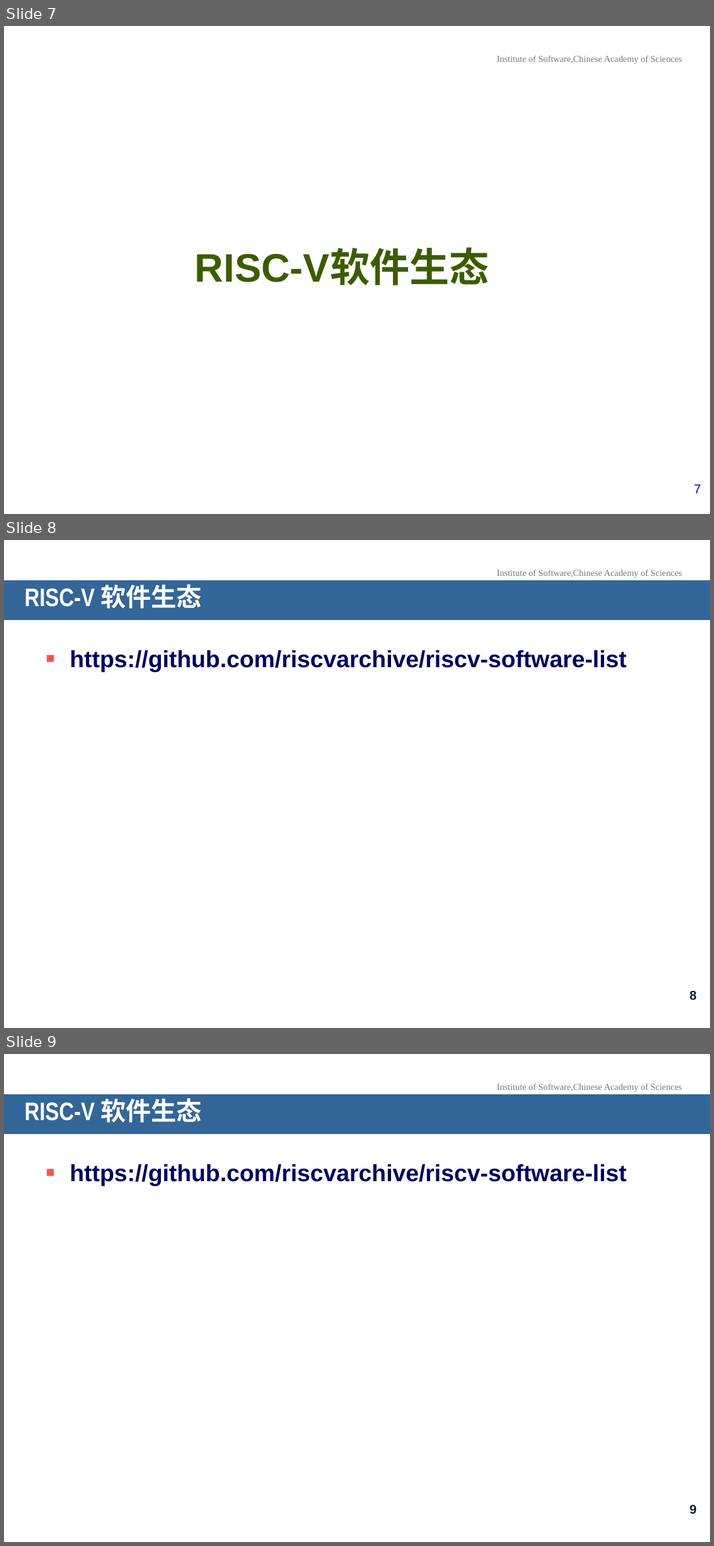
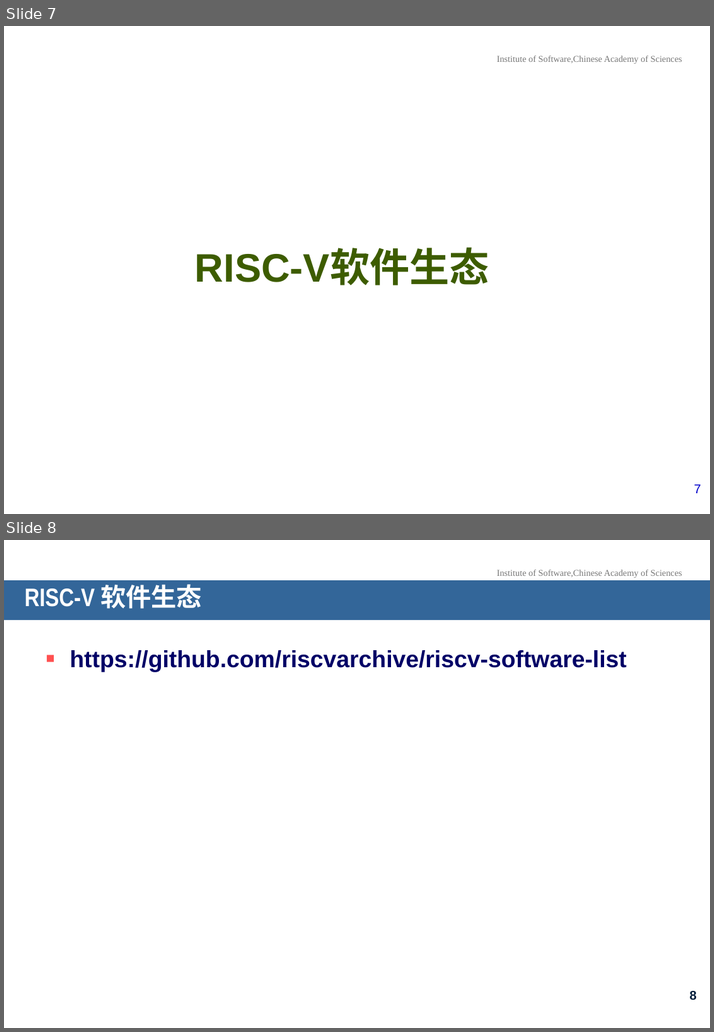
Before and after one commit to KiritakeKumi/OpenEuler-Application-For-RISC-V-Programming, a slide deck: Files/Chapter1/Class2/第一章_第二讲_RISC-V软硬件生态.pptx. Shown one above the other, each under a label of ours: slides 7, 8 and 9 before the commit, slides 7 and 8 after it. The pictures are 714x1546 and 714x1032 pixels, drawn with LibreOffice and Linux fonts; fonts in the diff are those of the drawing; background and template pictures are left out. Boxes give left, top, right and bottom in pixels: in the first picture for what was removed or moved away, otherwise in the second. Text is boxed around its words. In the diff, an @@ line names an element or a change of style, - is before the commit and + after.

```diff
--- a/Files/Chapter1/Class2/第一章_第二讲_RISC-V软硬件生态.pptx
+++ b/Files/Chapter1/Class2/第一章_第二讲_RISC-V软硬件生态.pptx
@@ slide 8 removed at box(4, 540, 710, 1028), background picture (left out); not listed: 1 template element that a slide beside it also shows @@
@@ title removed at box(4, 580, 710, 620) @@
-RISC-V 软件生态
@@ text removed at box(70, 650, 626, 672) @@
-▪ https://github.com/riscvarchive/riscv-software-list
@@ page number removed at box(689, 991, 696, 1000) @@
-8
@@ what was slide 9 is now slide 8 @@
@@ page number at box(689, 991, 696, 1000): text changed @@
-9
+8
```
